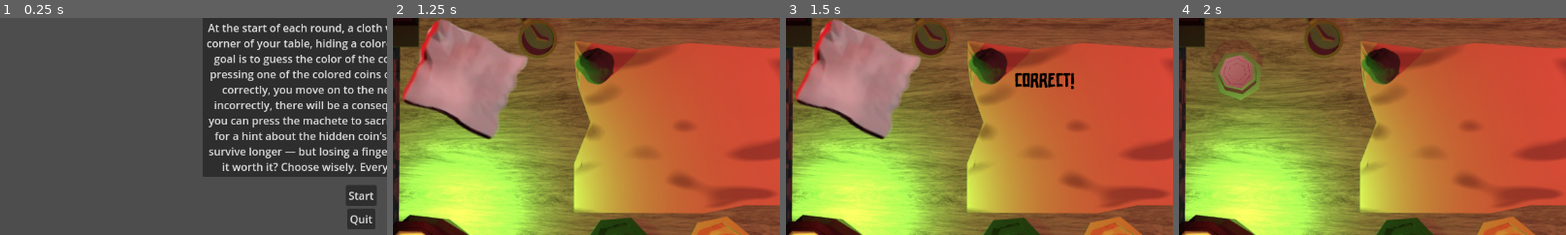
Above: before the commit, frames 1-4 (left to right).
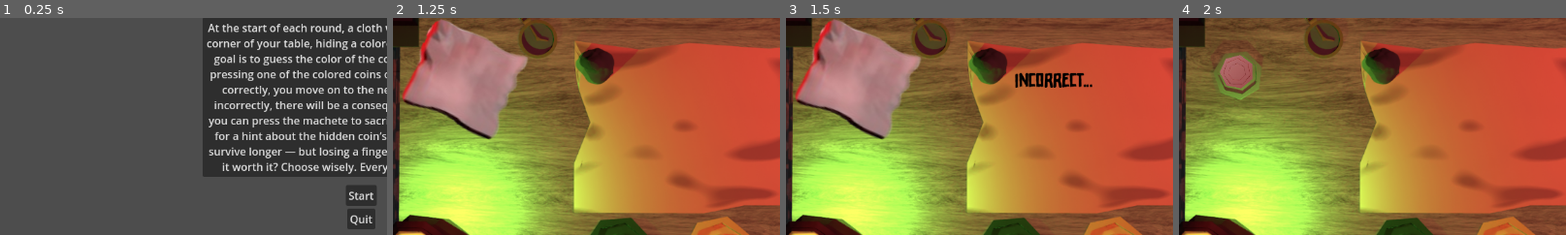
Above: after the commit, the same moments.

Repository: avanishbadhan/jumpstart
Game: Godot game, scene res://start.tscn
Two runs of this game, one before a commit and one after it. Both use one fixed random seed, a clock stepped at 60 frames per second and the inputs below.
Inputs (mouse positions are % of the whole screen's width and height, from its top left):
- Up to frame 1 (0.25 s): no input
- Up to frame 2 (1.25 s): click "Start" at 0.5 s
- Up to frame 3 (1.5 s): click (59, 76) at 1.25 s
- Up to frame 4 (2 s): no input
The pictures show only the part of the screen within x 3-53%, y 23-73%; the shares and areas given below are measured in that part.

Frames 1-2 are identical in both runs. In frame 3, 0.9% of the frame differs, in the area x 59-80%, y 25-34%; in frame 4, nothing differs.

Commit message:
finished code(maybe)

Diff:
--- a/main.gd
+++ b/main.gd
@@ -35,29 +35,13 @@
 	}
 
 	# Connect button signals
-	for button in button_colors.keys():
-		button.pressed.connect(_on_button_pressed.bind(button))
+
 
 	start_new_round()
 
 
 # --- Called when a button is pressed ---
-func _on_button_pressed(pressed_button: Button):
-	_disable_all_buttons()
 
-	if button_colors[pressed_button] == get_key_by_value(textures, hidden_coin):
-		popup_label.text = "Correct!"
-	else:
-		popup_label.text = "Incorrect..."
-
-	# Fade out → black
-	await fade_to_black()
-	# Wait 1 second in black
-	await get_tree().create_timer(1.0).timeout
-	# Fade back in
-	await fade_from_black()
-
-	start_new_round()
 
 
 # --- Start a new round ---
